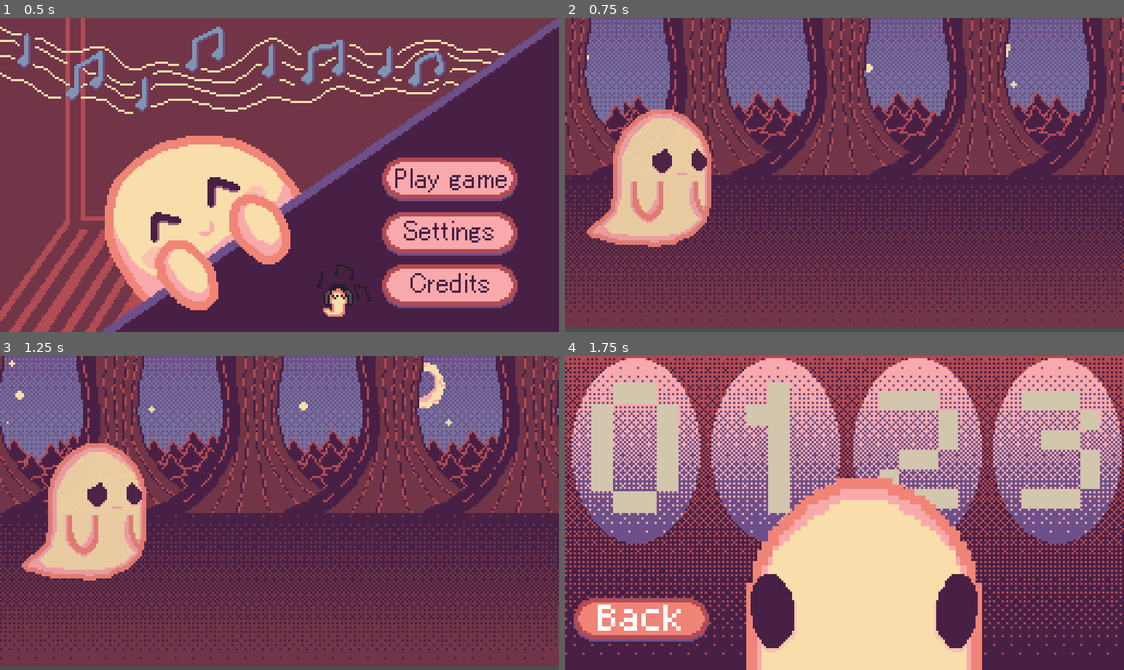
Above: before the commit, frames 1-4 (two rows, left to right).
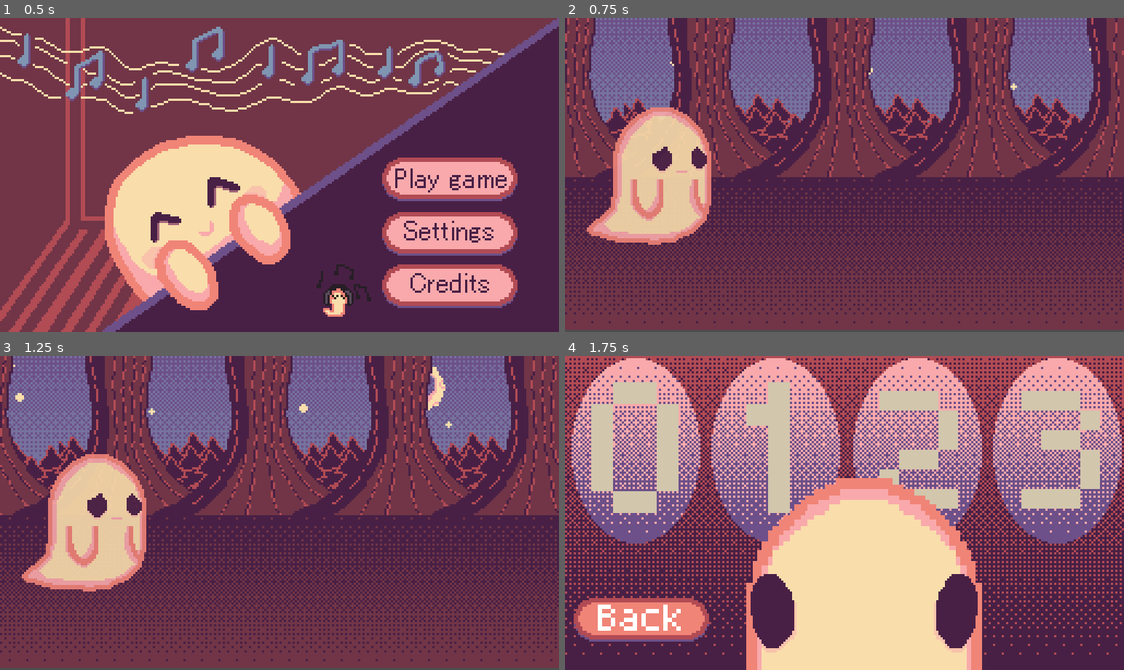
Above: after the commit, the same moments.

Repository: Arturilumae/Shapes
Game: Godot game, scene res://Scenes/MainMenu.tscn
The game is run twice, just before and just after one commit, with the same random seed, the same clock (stepped at 60 frames per second) and the same inputs. Sound files missing from this copy of the repository are replaced by a short silence.
Inputs (mouse positions are in pixels of both pictures, inside the frame that each line leads up to):
- Up to frame 1 (0.5 s): no input
- Up to frame 2 (0.75 s): click (1012, 178) at 0.5 s
- Up to frame 3 (1.25 s): no input
- Up to frame 4 (1.75 s): tap Enter (ui_accept) at 1.25, 1.52 s; hold E (hop_right) from 1.28 s (still down)

Frame 1 is identical in both runs. In frame 2, 50% of the frame differs, in the area x 0-100%, y 0-100%; in frame 3, 52%; in frame 4, nothing differs.

Commit message:
Start scene fps lower

Diff:
--- a/shapes/Scenes/startscene.tscn
+++ b/shapes/Scenes/startscene.tscn
@@ -1008,14 +1008,14 @@
 }],
 "loop": 0,
 "name": &"default",
-"speed": 10.0
+"speed": 7.0
 }]
 
 [node name="Startscene" type="Node2D" unique_id=1017102002]
 script = ExtResource("1_pe1ww")
 
 [node name="AnimatedSprite2D" type="AnimatedSprite2D" parent="." unique_id=791607810]
-position = Vector2(128, 70)
+position = Vector2(128, 71)
 sprite_frames = SubResource("SpriteFrames_g4v7s")
 autoplay = "default"
 frame = 13
